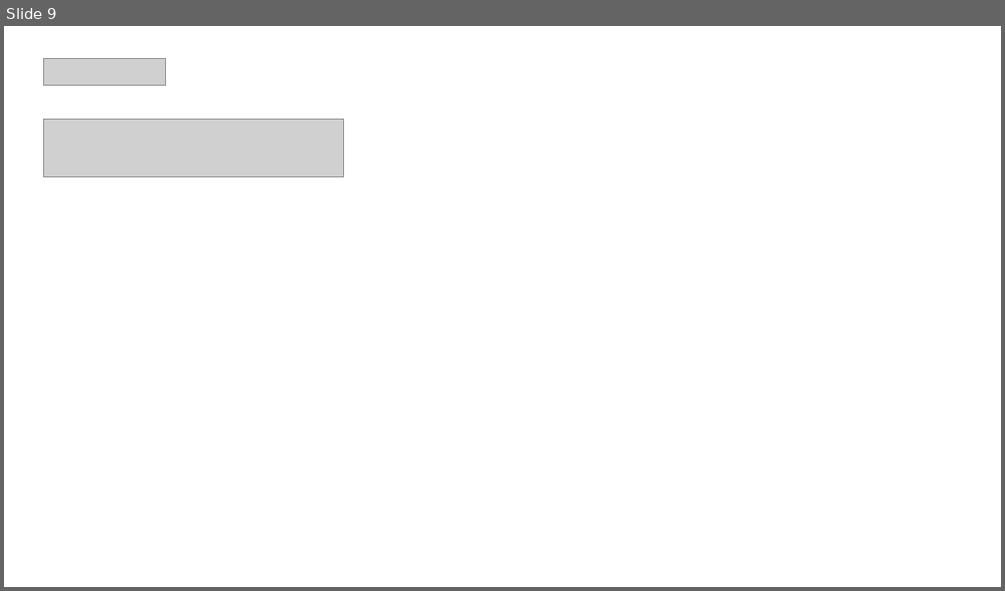
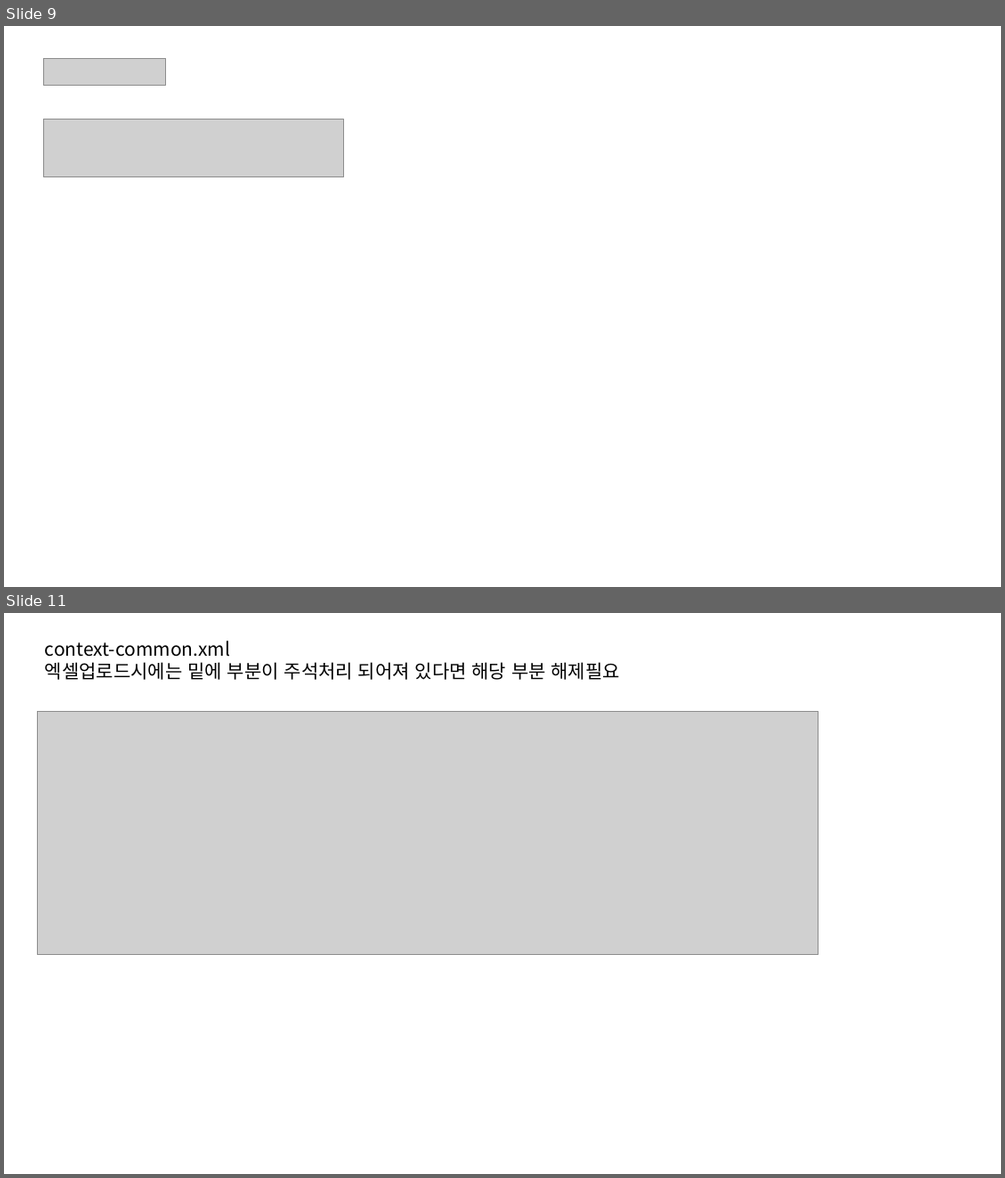
Before and after one commit to seongjinmoon/homepage2025, a slide deck: homepage/Document/2학기/13주차/13주차 수업자료.pptx. Shown one above the other, each under a label of ours: slide 9 before the commit, slides 9 and 11 after it; the slides between them are not shown. The pictures are 1005x591 and 1005x1178 pixels, drawn with LibreOffice and Linux fonts; fonts in the diff are those of the drawing; grey boxes stand for pictures. Boxes give left, top, right and bottom in pixels: in the first picture for what was removed or moved away, otherwise in the second. Text is boxed around its words. In the diff, an @@ line names an element or a change of style, - is before the commit and + after.

Commit message:
엑셀다운로드,업로드 수업자료

```diff
--- a/homepage/Document/2학기/13주차/13주차 수업자료.pptx
+++ b/homepage/Document/2학기/13주차/13주차 수업자료.pptx
@@ slide 11 added at [4, 613, 1001, 1174], background #FFFFFF @@
@@ text added at [45, 641, 620, 680], 18 pt, text #000000 @@
+context-common.xml
+엑셀업로드시에는 밑에 부분이 주석처리 되어져 있다면 해당 부분 해제필요
@@ picture added at [38, 711, 818, 954] @@
```
Also in this commit, not shown: 3 slides changed, 4 other slides added, 26 other files.
